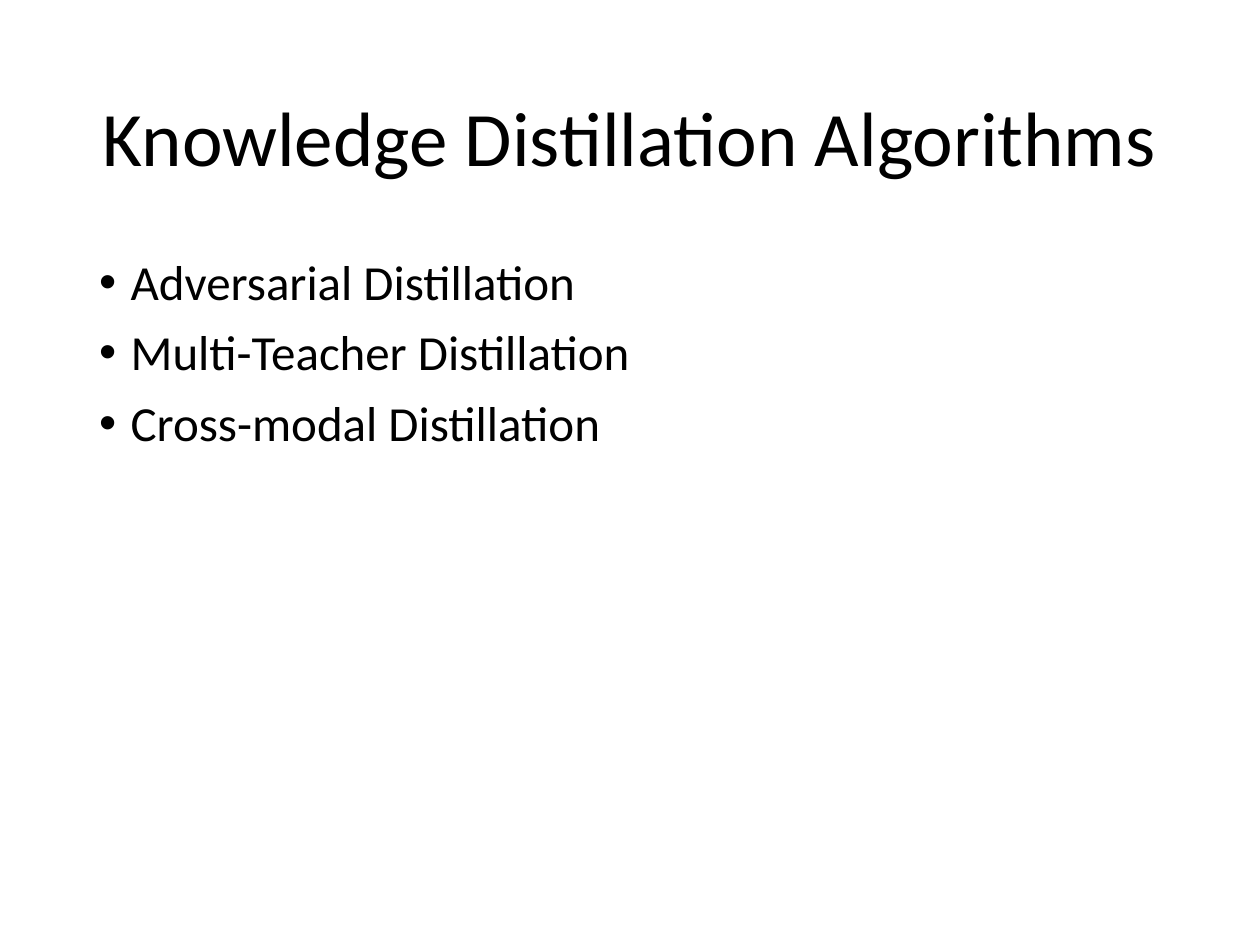
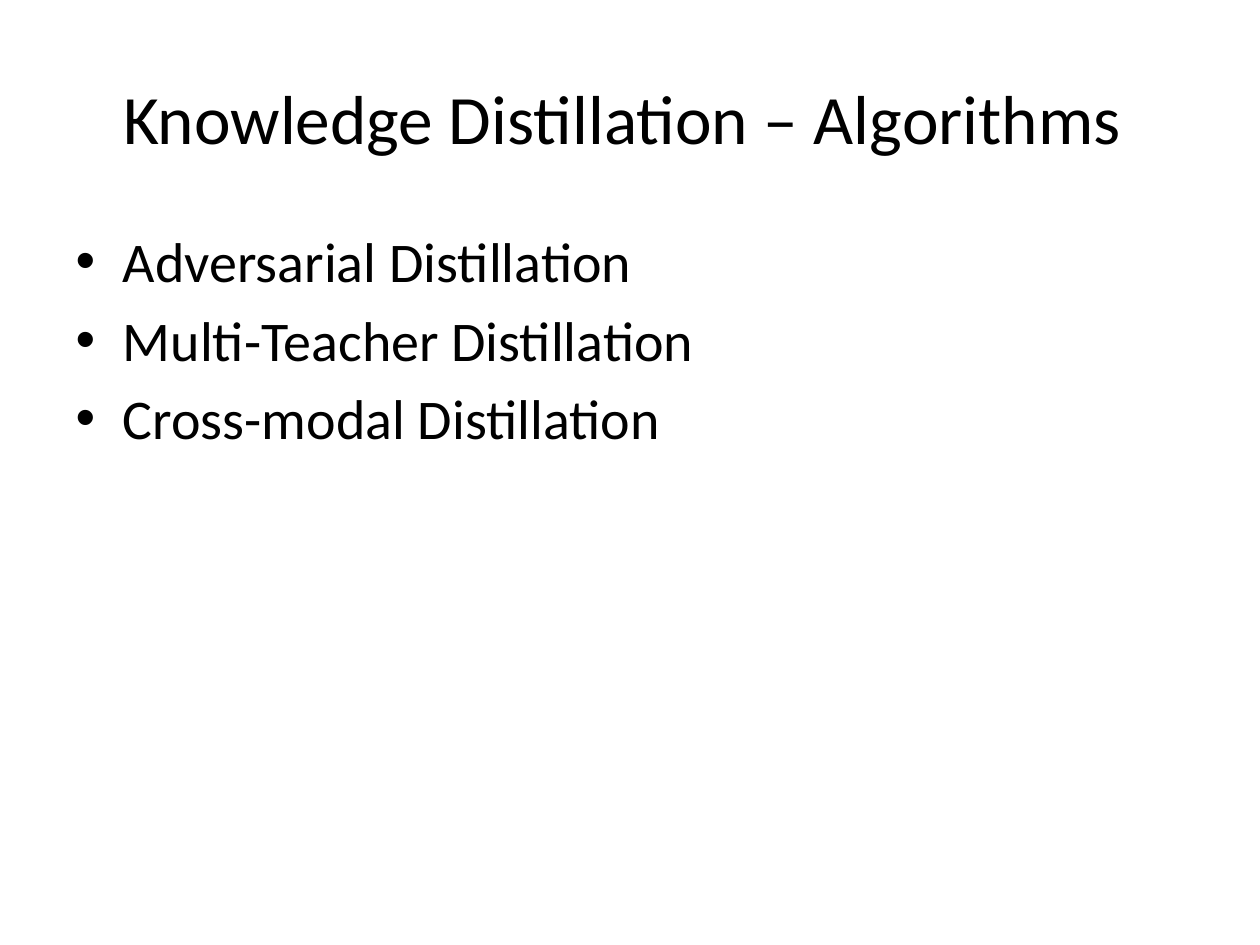
Before and after one commit to look4pritam/KnowledgeDistillation, a slide deck: slide 24 of Presentations/KnowledgeDistillation.pptx (slide 19 before the commit). Drawn at 1260x945 pixels with LibreOffice and Linux fonts; fonts in the diff are those of the drawing. Boxes give left, top, right and bottom in pixels: in the first picture for what was removed or moved away, otherwise in the second. Text is boxed around its words. In the diff, an @@ line names an element or a change of style, - is before the commit and + after.

```diff
--- a/Presentations/KnowledgeDistillation.pptx
+++ b/Presentations/KnowledgeDistillation.pptx
@@ title at (123, 96, 1121, 156): text changed; size 44 to 39.6 pt @@
-Knowledge Distillation Algorithms
+Knowledge Distillation – Algorithms
@@ text "Adversarial Distillation": place and size @@
-text "Adversarial Distillation" at (131, 266, 630, 442)
+text "Adversarial Distillation" at (123, 243, 693, 440)
@@ text "Adversarial Distillation" at (123, 243, 693, 440): size 28 to 32 pt; indent changed; line spacing 0.9 to 1; less space between paragraphs @@
```
Also in this commit, not shown: 9 other slides changed, 17 slides added, 12 slides removed.
